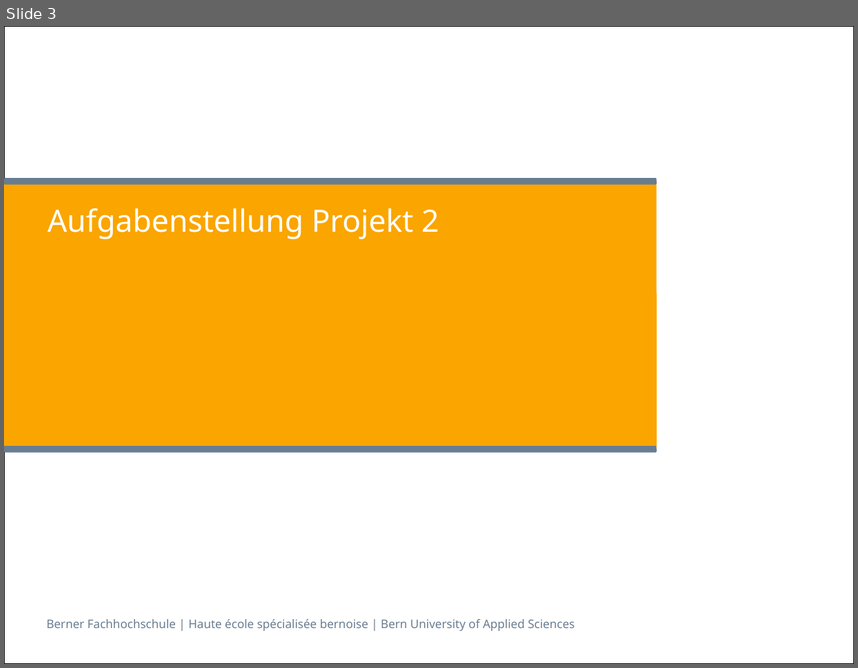
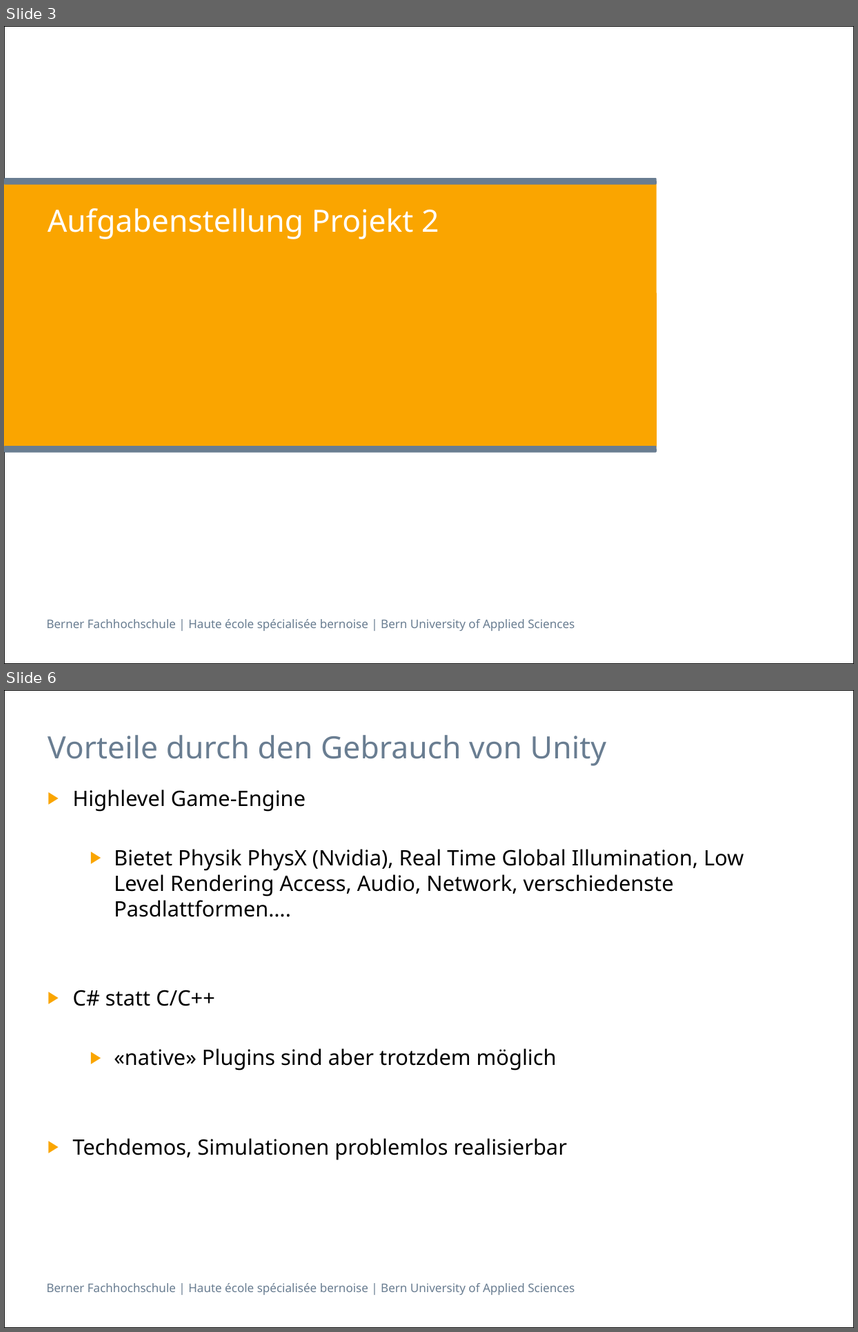
Before and after one commit to villj2/ch.bfh.cpvr.unitycave, a slide deck: docs/presentation/dani.pptx. Shown one above the other, each under a label of ours: slide 3 before the commit, slides 3 and 6 after it; the slides between them are not shown. The pictures are 858x668 and 858x1332 pixels, drawn with LibreOffice and Linux fonts; fonts in the diff are those of the drawing. Boxes give left, top, right and bottom in pixels: in the first picture for what was removed or moved away, otherwise in the second. Text is boxed around its words. In the diff, an @@ line names an element or a change of style, - is before the commit and + after.

```diff
--- a/docs/presentation/dani.pptx
+++ b/docs/presentation/dani.pptx
@@ slide 6 added at <box>4,690,854,1328</box>, background #FFFFFF; not listed: 2 template elements that a slide beside it also shows @@
@@ title added at <box>47,735,606,766</box>, 26 pt, text #697D91 @@
+Vorteile durch den Gebrauch von Unity
@@ text added at <box>73,789,744,1160</box>, 18 pt, text #000000 @@
+▶ Highlevel Game-Engine
+  ▶ Bietet Physik PhysX (Nvidia), Real Time Global Illumination, Low Level Rendering Access, Audio, Network, verschiedenste Pasdlattformen….
+▶ C# statt C/C++
+  ▶ «native» Plugins sind aber trotzdem möglich
+▶ Techdemos, Simulationen problemlos realisierbar
```
Also in this commit, not shown: 2 slides changed, 27 other slides added, 1 slide removed.
